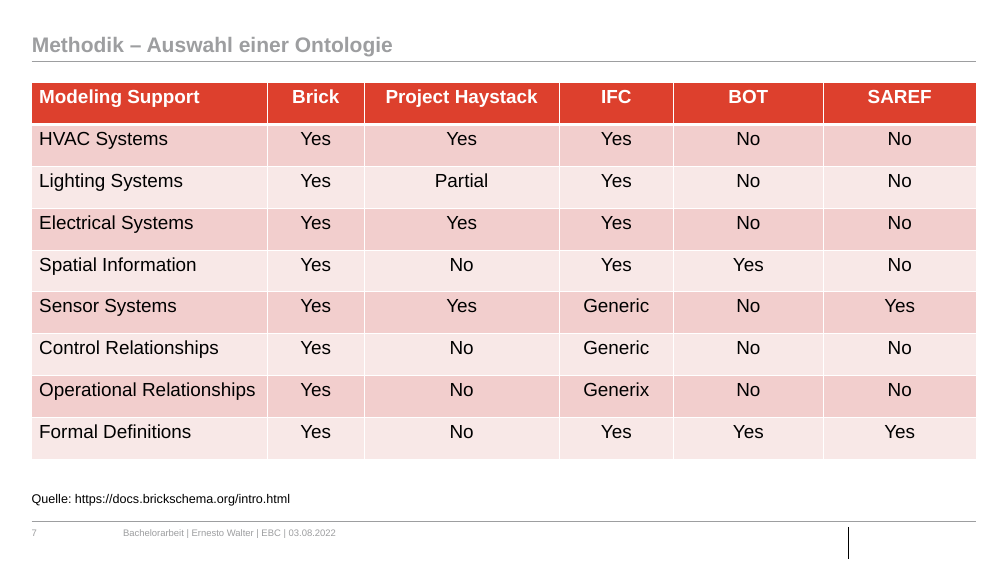
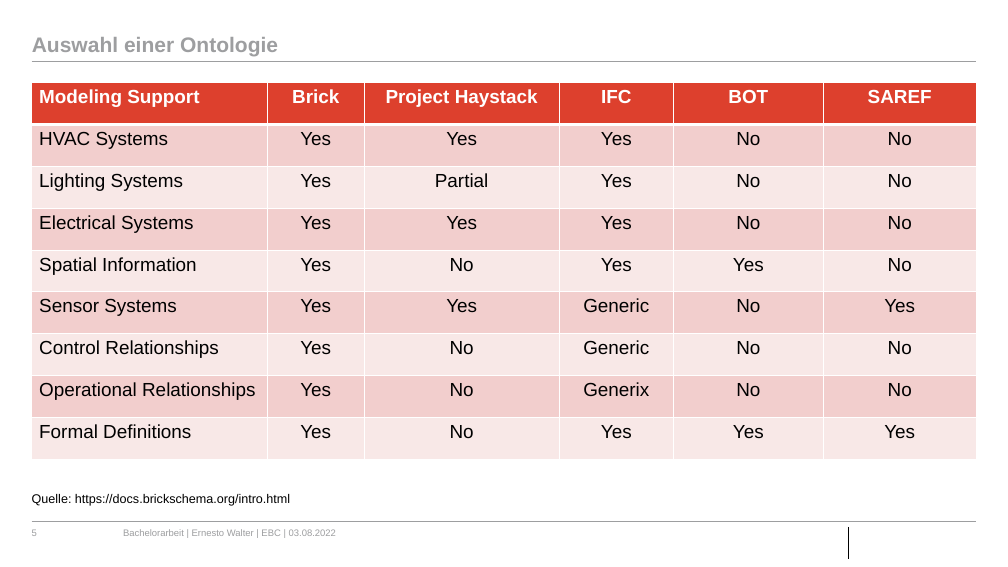
Before and after one commit to ErnestoVivas/FiBEM, a slide deck: slide 5 of docs/BA_Bergfest_Ernesto.pptx (slide 7 before the commit). Drawn at 1008x567 pixels with LibreOffice and Linux fonts; fonts in the diff are those of the drawing; background and template pictures are left out. Boxes give left, top, right and bottom in pixels: in the first picture for what was removed or moved away, otherwise in the second. Text is boxed around its words. In the diff, an @@ line names an element or a change of style, - is before the commit and + after.

```diff
--- a/docs/BA_Bergfest_Ernesto.pptx
+++ b/docs/BA_Bergfest_Ernesto.pptx
@@ title at (32,37,278,56): text changed @@
-Methodik – Auswahl einer Ontologie
+Auswahl einer Ontologie
@@ page number at (32,529,37,536): text changed @@
-7
+5
```
Also in this commit, not shown: 20 other slides changed, 3 slides added, 4 slides removed.
